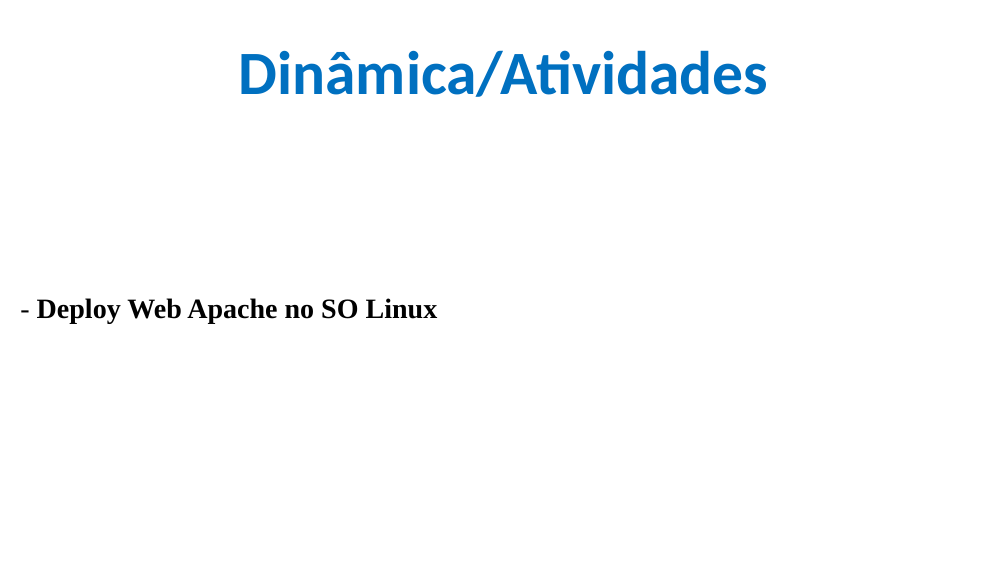
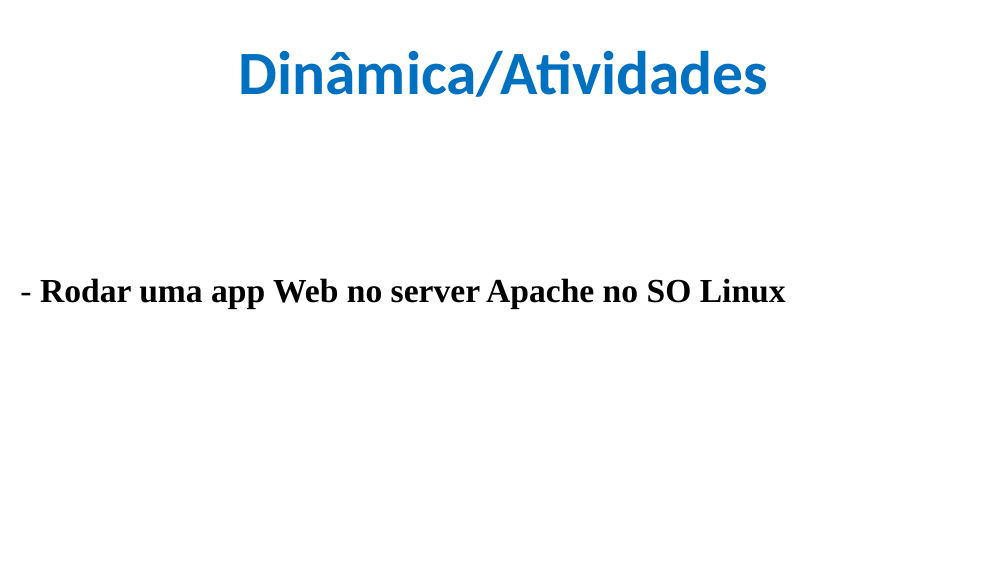
Before and after one commit to CloudEducationBrazil/WydenComputacaoNuvemWebServicesLinux, a slide deck: slide 10 of 01 Classes/Aula 11 - Computação em Nuvem e Web Services em Linux e Web Apache.pptx (slide 6 before the commit). Drawn at 1008x567 pixels with LibreOffice and Linux fonts; fonts in the diff are those of the drawing; background and template pictures are left out. Boxes give left, top, right and bottom in pixels: in the first picture for what was removed or moved away, otherwise in the second. Text is boxed around its words. In the diff, an @@ line names an element or a change of style, - is before the commit and + after.

Commit message:
Aula 11 Server APACHE 20042023

```diff
--- a/01 Classes/Aula 11 - Computação em Nuvem e Web Services em Linux e Web Apache.pptx
+++ b/01 Classes/Aula 11 - Computação em Nuvem e Web Services em Linux e Web Apache.pptx
@@ text at bbox=[40, 278, 786, 308]: text changed; size 20 to 24 pt @@
-- Deploy Web Apache no SO Linux
+- Rodar uma app Web no server Apache no SO Linux
```
Also in this commit, not shown: 4 other slides changed, 4 slides added.
